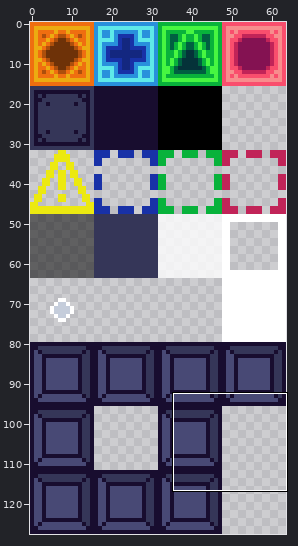
Two states of a sprite sheet, block.png. Above: a wide view before the commit, with the close-up outlined.
Close-up. First the earlier version:
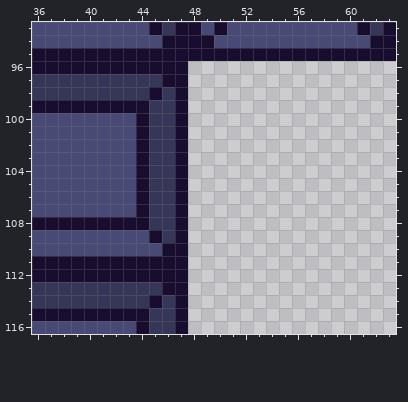
The file is 64x128 pixels. Shown: x 36..63, y 93..116.
And afterwards:
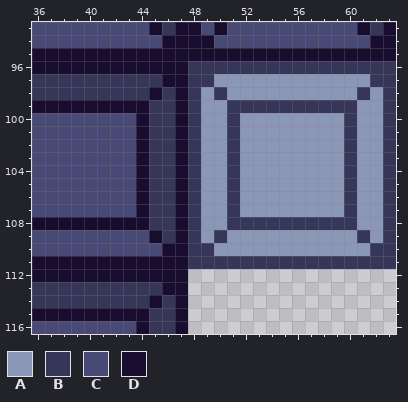
Palette (. is transparent): A #8b97b6  B #353658  C #484975  D #180d2f
Difference:
Colour A now appears in row 97 at x 50 to 61; in row 98 at x 49, 51 to 60 and 62; in row 99 at x 49 to 50 and 61 to 62; in rows 100 to 107 at x 49 to 50, 52 to 59 and 61 to 62; in row 108 at x 49 to 50 and 61 to 62; in row 109 at x 49, 51 to 60 and 62.
Colour A now appears in row 110 at x 50 to 61.
Colour B now appears in row 96 at x 48 to 63; in row 97 at x 48 to 49 and 62 to 63; in row 98 at x 48, 50, 61 and 63; in row 99 at x 48, 51 to 60 and 63; in rows 100 to 107 at x 48, 51, 60 and 63; in row 108 at x 48, 51 to 60 and 63.
Colour B now appears in row 109 at x 48, 50, 61 and 63; in row 110 at x 48 to 49 and 62 to 63; in row 111 at x 48 to 63.
